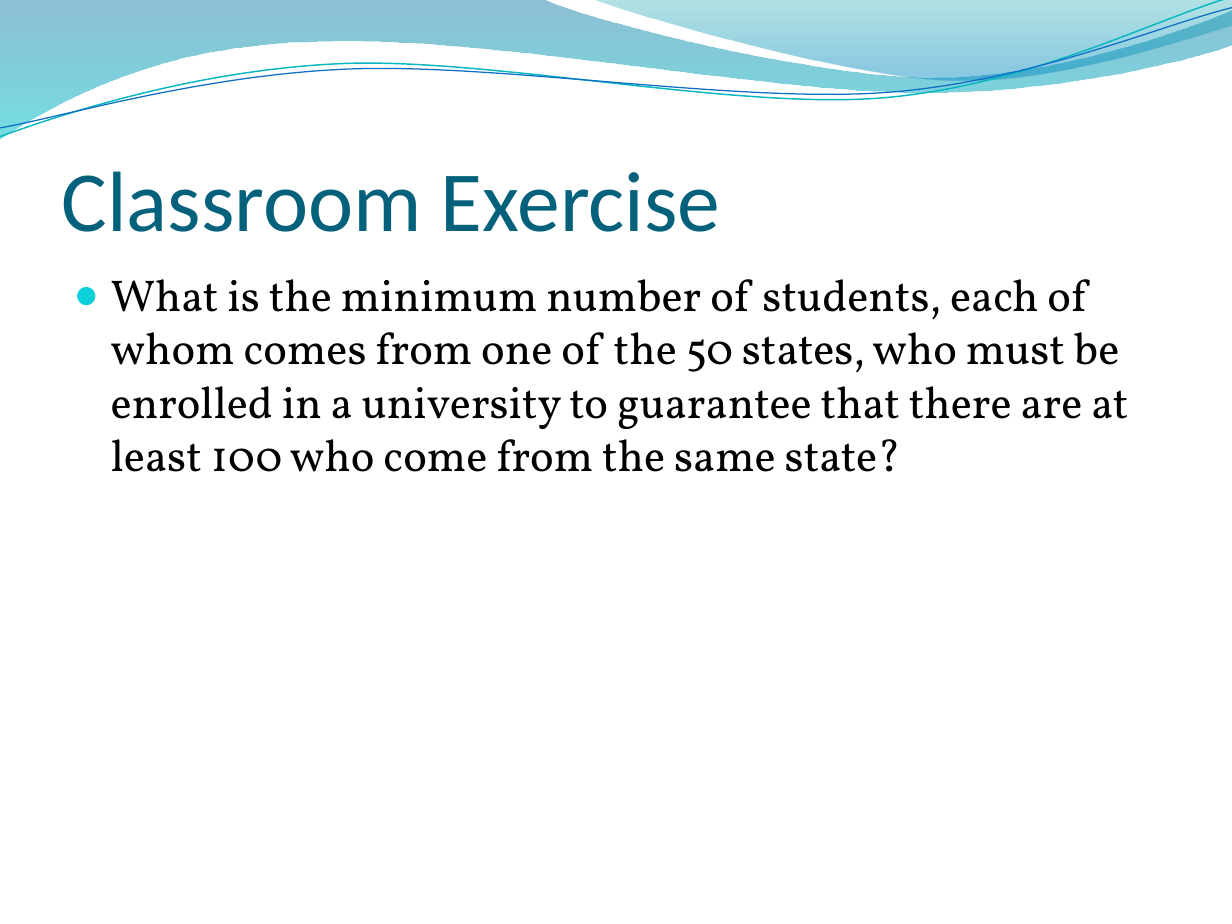
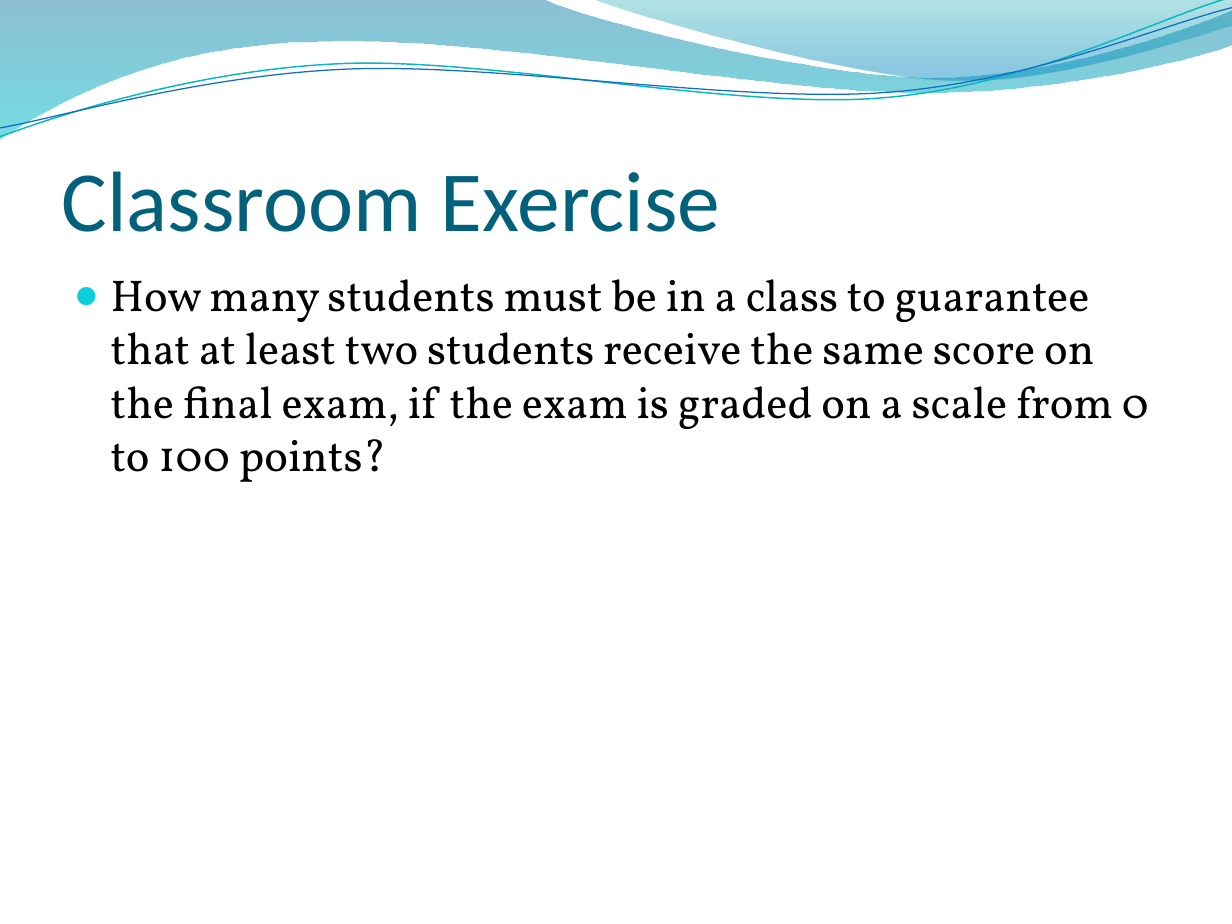
Before and after one commit to lin-chen-GA/lin-chen-GA.github.io, a slide deck: slide 26 of cs2620/slides/cs2620_notes6.pptx. Drawn at 1232x924 pixels with LibreOffice and Linux fonts; fonts in the diff are those of the drawing; background and template pictures are left out. Boxes give left, top, right and bottom in pixels: in the first picture for what was removed or moved away, otherwise in the second. Text is boxed around its words. In the diff, an @@ line names an element or a change of style, - is before the commit and + after.

```diff
--- a/cs2620/slides/cs2620_notes6.pptx
+++ b/cs2620/slides/cs2620_notes6.pptx
@@ text at bbox=[111, 279, 1149, 482]: text changed @@
-● What is the minimum number of students, each of whom comes from one of the 50 states, who must be enrolled in a university to guarantee that there are at least 100 who come from the same state?
+● How many students must be in a class to guarantee that at least two students receive the same score on the final exam, if the exam is graded on a scale from 0 to 100 points?
```
Also in this commit, not shown: 3 other slides changed, 1 slide added, 14 other files.
